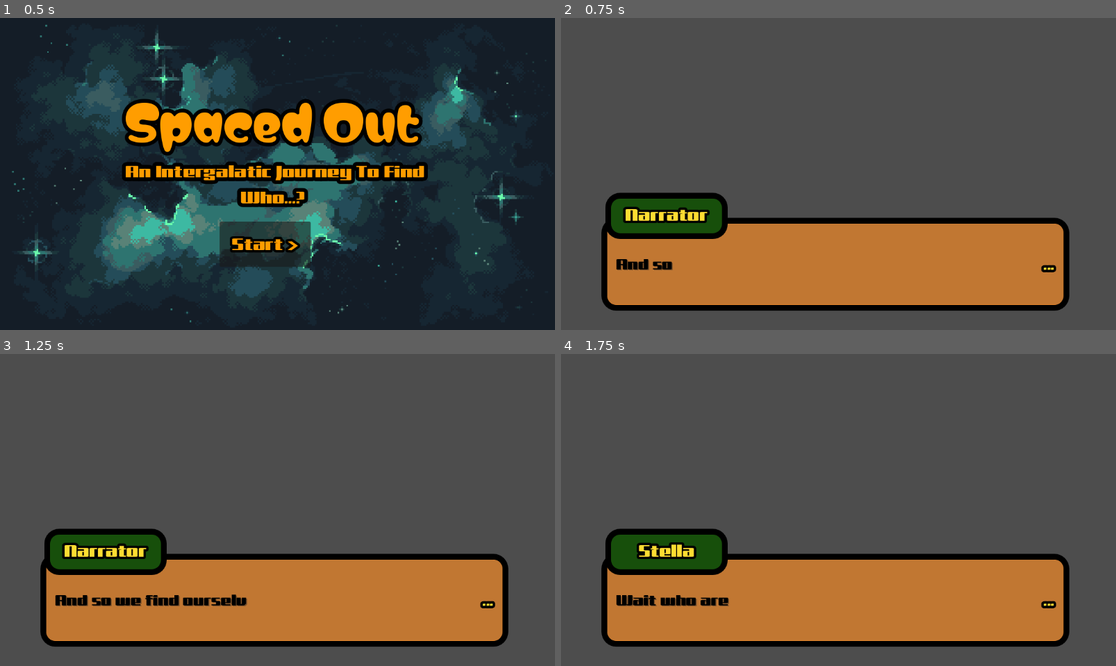
Above: before the commit, frames 1-4 (two rows, left to right).
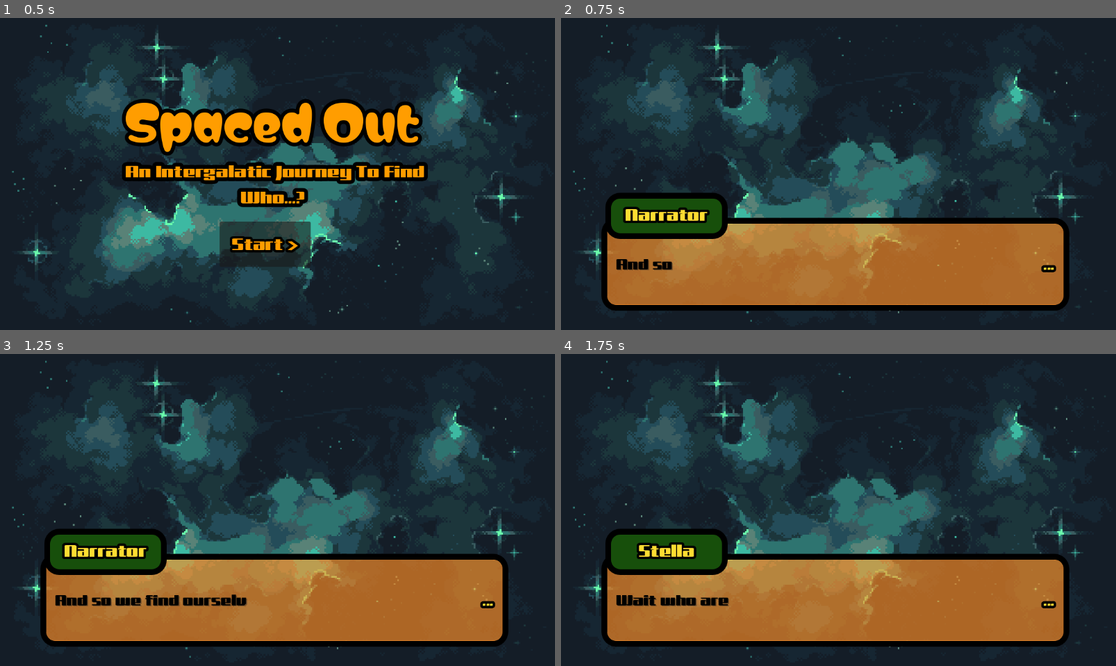
Above: after the commit, the same moments.

Repository: MikeyFJr/SpacedOut
Game: Godot game, scene res://Scenes/UI/menu_main.tscn
Same seed, same stepped clock (60 frames per second), same inputs: the game is played once before the commit and once after it.
Inputs:
- Up to frame 1 (0.5 s): no input
- Up to frame 2 (0.75 s): click "Start >" at 0.5 s
- Up to frame 3 (1.25 s): no input
- Up to frame 4 (1.75 s): tap Enter (ui_accept) at 1.25, 1.35 s; hold Right (move_right) from 1.28 s (still down); tap W (jump) at 1.52 s

Frame 1 is identical in both runs. In frame 2, 72% of the frame differs, in the area x 0-100%, y 0-100%; in frame 3, 72%; in frame 4, 72%.

Commit message:
Made a dialog cutscene that can then go to a diff scene

Diff:
--- /dev/null
+++ b/so-godot-project/Scenes/UI/menu_cutscene.tscn
@@ -0,0 +1,19 @@
+[gd_scene load_steps=4 format=3 uid="uid://ckpdy5x43frkq"]
+
+[ext_resource type="Script" path="res://Scripts/UI/menu_cutscene.gd" id="1_bawoy"]
+[ext_resource type="PackedScene" uid="uid://brht2rcan4mow" path="res://Scenes/UI/textbox.tscn" id="1_ulqdo"]
+[ext_resource type="Texture2D" uid="uid://clx7li4ydg16h" path="res://Assets/Images/UI/1-Green_640x360.png" id="2_xdyv1"]
+
+[node name="menu_cutscene" type="Node2D"]
+scale = Vector2(1.79956, 1.79925)
+script = ExtResource("1_bawoy")
+
+[node name="CanvasLayer" type="CanvasLayer" parent="."]
+
+[node name="TextureRect" type="TextureRect" parent="."]
+offset_right = 40.0
+offset_bottom = 40.0
+scale = Vector2(1.00052, 1.00139)
+texture = ExtResource("2_xdyv1")
+
+[node name="Textbox" parent="." instance=ExtResource("1_ulqdo")]
--- a/so-godot-project/Scripts/UI/main_menu_btn.gd
+++ b/so-godot-project/Scripts/UI/main_menu_btn.gd
@@ -1,8 +1,9 @@
 extends Button
 
 func _pressed() -> void:
-	get_tree().change_scene_to_file("res://Scenes/UI/textbox.tscn")
+	get_tree().change_scene_to_file("res://Scenes/UI/menu_cutscene.tscn")
 #	changes to textbox to show a working textbox. change it back to the other one
 #for the first scene
 #	changing once we have a real menu screen with planet select + other
 #"res://Scenes/Stages/World-1/Level-1/main_w_1_l_1.tscn"
+#"res://Scenes/UI/textbox.tscn"
--- /dev/null
+++ b/so-godot-project/Scripts/UI/menu_cutscene.gd
@@ -0,0 +1,34 @@
+extends Node2D
+
+@onready var textbox = $Textbox
+
+func _ready():
+	# For now queueing it all here
+	textbox.queue_text(["And so we find ourselves at a new page","Narrator"])
+	textbox.queue_text(["Wait who are you?","Stella"])
+	textbox.queue_text(["Oop. And we continue....","Narrator"])
+	textbox.show_textbox()
+	textbox.connect("text_finished", _on_text_finished)
+
+func _on_text_finished():
+	print("Text display complete!")
+	get_tree().change_scene_to_file("res://Scenes/Stages/World-1/Level-1/main_w_1_l_1.tscn")
+
+
+#not currently working but potientially could make it from a txt
+#func load_dialogue_from_file(file_path: String) -> Array:
+	#var dialogue_data = []
+	#var file := File.new()
+	#
+	#if file.file_exists(file_path):
+		#file.open(file_path, File.READ)
+		#while not file.eof_reached():
+			#var line = file.get_line()
+			#var parts = line.split("|")
+			#if parts.size() == 2:
+				#dialogue_data.append(parts) # Each entry will be ["Text", "Speaker"]
+		#file.close()
+	#else:
+		#print("Error: File not found at path:", file_path)
+	#
+	#return dialogue_data
--- a/so-godot-project/Scripts/UI/textbox.gd
+++ b/so-godot-project/Scripts/UI/textbox.gd
@@ -11,6 +11,8 @@
 @onready var speaker_label = $SpeakerContainer/Panel/MarginContainer/Label
 
 @onready var tween = get_tree().create_tween()
+
+signal text_finished
 
 enum State {
 	READY,
@@ -26,9 +28,7 @@
 	hide_textbox()
 #	queuing text, but this can be done different function but good for now for testing
 #all the queue needs is ["text","speaker name"]
-	queue_text(["And so we find ourselves at a new page","Narrator"])
-	queue_text(["Wait who are you?","Stella"])
-	queue_text(["Oop. And we continue....","Narrator"])
+
 
 
 func _process(delta):
@@ -36,6 +36,7 @@
 		State.READY:
 			if !text_queue.is_empty():
 				display_text()
+
 		State.READING:
 			if Input.is_action_just_pressed("ui_accept"):
 				label.visible_ratio = 1.0
@@ -44,8 +45,12 @@
 				change_state(State.FINISHED)
 		State.FINISHED:
 			if Input.is_action_just_pressed("ui_accept"):
-				change_state(State.READY)
-				hide_textbox()
+				if text_queue.is_empty():
+					hide_textbox()
+					emit_signal("text_finished")  # Only emit when all lines are done
+				else:
+					change_state(State.READY)
+					hide_textbox()
 
 func hide_textbox():
 	end_symbol.text=""
@@ -76,8 +81,10 @@
 	end_symbol.text = "..."
 
 func on_tween_finished():
+
 	end_symbol.text = "➤"
 	change_state(State.FINISHED)
+
 
 func change_state(next_state):
 	current_state = next_state
